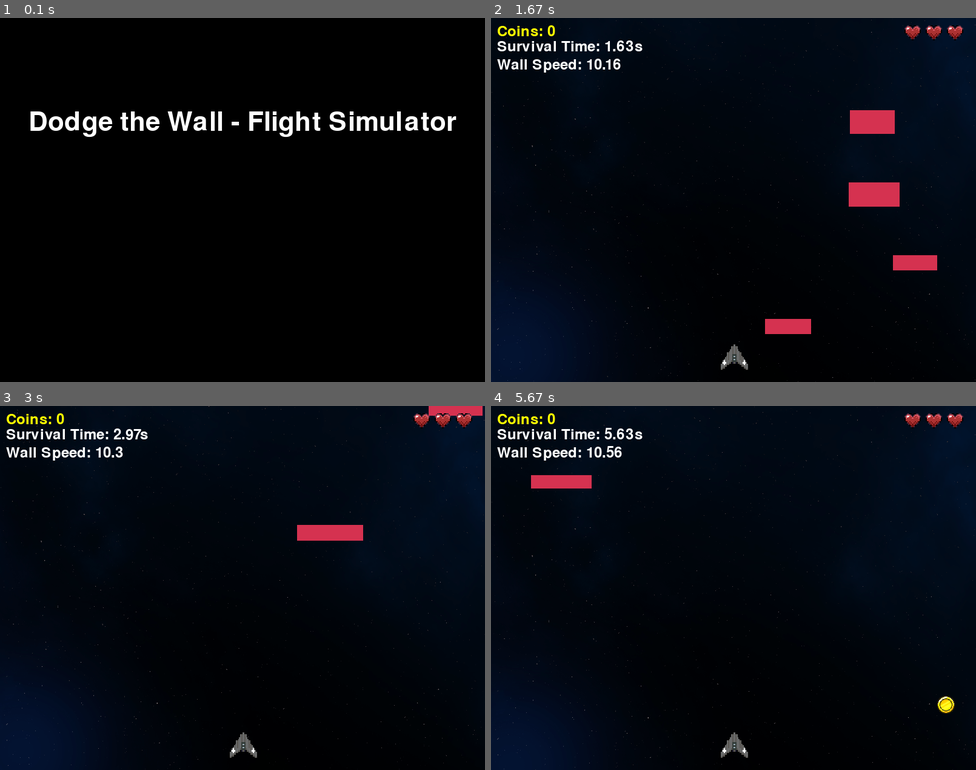
Above: before the commit, frames 1-4 (two rows, left to right).
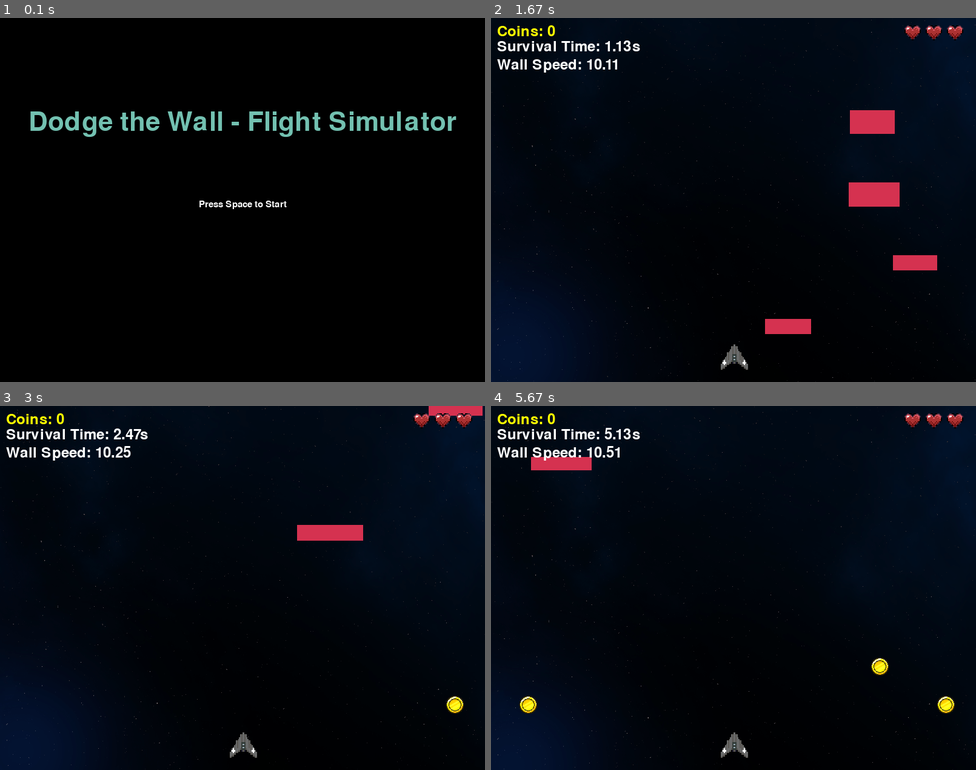
Above: after the commit, the same moments.

Repository: johnwangwyx/Dodge-The-Wall-pygame-with-STM32L4-
Game: pygame game, started from game.py
The game is run twice, just before and just after one commit, with the same random seed, the same clock (stepped at 60 frames per second) and the same inputs.
Inputs:
- Up to frame 1 (0.1 s): no input
- Up to frame 2 (1.67 s): tap Space at 0.33 s
- Up to frame 3 (3 s): no input
- Up to frame 4 (5.67 s): no input

The runs differ from the first frame. In frame 1, 2.2% of the frame differs, in the area x 6-95%, y 25-53%; in frame 2, 0.1%; in frame 3, 0.2%; in frame 4, 1.3%.

Commit message:
Add global logger, leader board logic

Diff:
--- a/Sound/wav_to_c_array.py
+++ b/Sound/wav_to_c_array.py
@@ -1,37 +1,56 @@
-import wave
-import struct
+# import wave
+# import struct
 
-# Path to the WAV file
-wav_file = "Sound/BGM.wav"
+# # Path to the WAV file
+# wav_file = "Sound/BGM.wav"
 
-# Function to convert WAV file to C array
-def wav_to_c_array(wav_file, c_array_name):
-    # Open the WAV file
-    with wave.open(wav_file, 'rb') as wav:
-        # Get the sample rate of the WAV file
-        sample_rate = wav.getframerate()
-        print("Sample rate: ", sample_rate)
+# # Function to convert WAV file to C array
+# def wav_to_c_array(wav_file, c_array_name):
+#     # Open the WAV file
+#     with wave.open(wav_file, 'rb') as wav:
+#         # Get the sample rate of the WAV file
+#         sample_rate = wav.getframerate()
+#         print("Sample rate: ", sample_rate)
 
-        # Get the number of frames in the WAV file
-        num_frames = wav.getnframes()
+#         # Get the number of frames in the WAV file
+#         num_frames = wav.getnframes()
 
-        # Read the audio data from the WAV file
-        audio_data = wav.readframes(num_frames)
+#         # Read the audio data from the WAV file
+#         audio_data = wav.readframes(num_frames)
 
-        # Unpack the audio data from bytes to integers
-        data = struct.unpack("<{}B".format(num_frames), audio_data)
+#         # Unpack the audio data from bytes to integers
+#         data = struct.unpack("<{}B".format(num_frames), audio_data)
 
-        # Create the C array with the audio data
-        c_array = "const uint8_t {}[] = {{\n    ".format(c_array_name)
-        c_array += ', '.join(str(i) for i in data)
-        c_array += "\n};\n"
+#         # Create the C array with the audio data
+#         c_array = "const uint8_t {}[] = {{\n    ".format(c_array_name)
+#         c_array += ', '.join(str(i) for i in data)
+#         c_array += "\n};\n"
 
-    # Return the C array
-    return c_array
+#     # Return the C array
+#     return c_array
 
-# Name of the C array
-c_array_name = "audio_data"
+# # Name of the C array
+# c_array_name = "audio_data"
 
-# Convert the WAV file to C array and print it
-c_array = wav_to_c_array(wav_file, c_array_name)
-print(c_array)
+# # Convert the WAV file to C array and print it
+# c_array = wav_to_c_array(wav_file, c_array_name)
+# print(c_array)
+
+
+import scipy.io.wavfile
+import numpy as np
+
+
+np.set_printoptions(threshold=np.inf)
+
+
+rate, data = scipy.io.wavfile.read('Sound/final_2.wav')
+
+
+print("unsigned char audioData[] = {")
+for i, value in enumerate(data):
+    # Print the value followed by a comma and a newline for every 10 elements
+    end = ",\n" if (i + 1) % 35 == 0 else ", "
+    print(f"{value}", end=end)
+print("\n};")
+print(len(data))
--- a/game.py
+++ b/game.py
@@ -3,6 +3,14 @@
 from datetime import datetime
 import serial
 import time
+import logging
+import math
+# Configure logging to display the current time
+logging.basicConfig(
+    level=logging.INFO,
+    format='%(asctime)s.%(msecs)03d %(levelname)s: %(message)s',
+    datefmt='%Y-%m-%d %H:%M:%S'
+)
 
 # Initialize the pygame module
 pygame.init()
@@ -25,6 +33,10 @@
 PLAYER_HEALTH = 3
 
 COIN_COUNTER = 0
+
+# Global variables for leaderboard data
+best_coins = [-1, -1, -1]
+best_times = [-1, -1, -1]
 
 class Player(pygame.sprite.Sprite):
     def __init__(self, x, y):
@@ -163,7 +175,7 @@
             self.kill()
 
 def responwn_and_collect_coin(all_sprites, coins, player, ser, chance_per_frame=0.005):
-    if random.random() < chance_per_frame:                 # 0.2% chance every frame to spawn a coin
+    if random.random() < chance_per_frame:
         coin_x = random.randint(0, WIDTH - 20)
         coin_y = random.randint(HEIGHT // 2, HEIGHT - 20)  # only on the bottom half
         coin = Coin(coin_x, coin_y)
@@ -183,27 +195,81 @@
     text_rect.midtop = (x, y)
     surf.blit(text_surface, text_rect)
 
-def show_start_screen(screen):
+def log_line(line: str, cur_frame=None):
+    line_cpy = line.strip()
+    if len(line_cpy) > 3:
+        if cur_frame:
+            logging.info(f"Received UART: {line_cpy} at frame #{cur_frame}")
+        else:
+            logging.info(f"Received UART: {line_cpy}")
+
+# Function to update leaderboard data
+def update_leaderboard_data(line):
+    global best_coins, best_times
+    parts = line.split(', ')
+    if parts[0] == " rank":
+        best_coins = [int(parts[1]), int(parts[2]), int(parts[3])]
+        best_times = [int(parts[4]), int(parts[5]), int(parts[6])]
+        return True
+    return False
+
+def show_start_screen(screen, ser):
     running = True
+    received_rank = False
+    color_change_frequency = 20  # Determines how rapidly the color changes
+    color_index = 0
+
     while running:
+        # Check for leaderboard data
+        line = ser.readline().decode('utf-8')
+        screen.fill(BACKGROUND_COLOR)
+        if "rank" in line and not received_rank:
+            log_line(line)
+            received_rank = update_leaderboard_data(line)
+
+        # Generate a color-changing effect
+        color_index += 1
+        if color_index > color_change_frequency:
+            color_index = 0
+        color_r = int((1 + math.sin(color_index * math.pi / color_change_frequency)) * 100)
+        color_g = int((1 + math.sin((color_index + color_change_frequency / 3) * math.pi / color_change_frequency)) * 100)
+        color_b = int((1 + math.sin((color_index + 2 * color_change_frequency / 3) * math.pi / color_change_frequency)) * 100)
+        changing_color = (color_r, color_g, color_b)
+
+        if received_rank:
+            # Display leaderboard
+            draw_text(screen, "Leaderboard - Best Coins", 30, WIDTH / 2, HEIGHT / 2 + 50)
+            for i, score in enumerate(best_coins):
+                draw_text(screen, f"{i+1}. {score}", 24, WIDTH / 2, HEIGHT / 2 + 80 + i * 30)
+            draw_text(screen, "Leaderboard - Best Times", 30, WIDTH / 2, HEIGHT / 2 + 170)
+            for i, time in enumerate(best_times):
+                draw_text(screen, f"{i+1}. {time}s", 24, WIDTH / 2, HEIGHT / 2 + 200 + i * 30)
+
         for event in pygame.event.get():
             if event.type == pygame.QUIT:
                 pygame.quit()
-                return False  # Exit the game
+                return False
             if event.type == pygame.KEYDOWN:
                 if event.key == pygame.K_SPACE:
-                    running = False  # Start the game
-
-        screen.fill(BACKGROUND_COLOR)
-        draw_text(screen, "Dodge the Wall - Flight Simulator", 64, WIDTH / 2, HEIGHT / 4)
-        #draw_text(screen, "Press Space to Start", 22, WIDTH / 2, HEIGHT / 2)
+                    running = False
+
+        draw_text(screen, "Dodge the Wall - Flight Simulator", 64, WIDTH / 2, HEIGHT / 4, changing_color)
+        draw_text(screen, "Press Space to Start", 22, WIDTH / 2, HEIGHT / 2)
 
         pygame.display.flip()
         pygame.time.wait(100)
 
     return True
 
+def draw_text(surf, text, size, x, y, color=WHITE):
+    font = pygame.font.Font(None, size)
+    text_surface = font.render(text, True, color)
+    text_rect = text_surface.get_rect()
+    text_rect.midtop = (x, y)
+    surf.blit(text_surface, text_rect)
+
 def send_UART_command(command, ser):
+    logging.info(f"Sending UART: {command}")
     message = f"{command}\n".encode('utf-8')
     status = ser.write(message)
     a = status
@@ -223,7 +289,6 @@
 
     running = True
     last_wall_y = 0                          # Track y-position of last generated wall
-    start_time = datetime.now()
 
     coins = pygame.sprite.Group()
 
@@ -235,6 +300,7 @@
     empty_heart = pygame.transform.scale(empty_heart, (30, 30))
 
     background = ScrollingBackground('Assets/background.png', 0.15)
+    survival_time = None
 
     explosion_frames = []
     for i in range(1, 26):
@@ -244,21 +310,24 @@
         explosion_frames.append(scaled_img)
     explosion_sprites = pygame.sprite.Group()
 
-    if show_start_screen(screen):
+    ser = serial.Serial('/dev/cu.usbmodem1103', 115200, timeout=0)
+    if show_start_screen(screen, ser):
+        start_time = datetime.now()
         pygame.event.clear()
         # Setup serial port
-        ser = serial.Serial('/dev/cu.usbmodem1103', 115200, timeout=0)
         send_UART_command("start", ser)
+        frame_counter = 0
         while running:
             # Calculate elapsed time to adjust wall speed dynamically
             current_time = datetime.now()
             elapsed_time = (current_time - start_time).total_seconds()
-            rounded_time = round(elapsed_time, 2)
+            survival_time = round(elapsed_time, 2)
             global WALL_SPEED
             WALL_SPEED = 10.0 + elapsed_time/10
             WALL_SPEED = min(WALL_SPEED, 20.0)
 
             clock.tick(FPS)  # Cap the game loop to the defined FPS
+            frame_counter += 1
 
             responwn_and_collect_coin(all_sprites, coins, player, ser)
 
@@ -283,6 +352,7 @@
 
             # Read data from UART
             line = ser.readline().decode('utf-8')
+            log_line(line, frame_counter)
             if "roll and pitch," in line:
                 _, roll_str, pitch_str = line.split(',')
                 try:
@@ -318,7 +388,7 @@
             screen.blit(text_surface, (10, 10))  # Draw at top-left
 
             # Display Survival Time
-            text_surface = font.render(f"Survival Time: {rounded_time}s", True, WHITE)
+            text_surface = font.render(f"Survival Time: {survival_time}s", True, WHITE)
             screen.blit(text_surface, (10, 35))  # Draw at top-left
 
             # Display Health as Hearts
@@ -335,6 +405,8 @@
             pygame.display.flip()
 
         send_UART_command("stop", ser)
+        time.sleep(0.1)
+        send_UART_command(f"stat, {survival_time}, {COIN_COUNTER}", ser)
 
     pygame.quit()  # End the game
 
